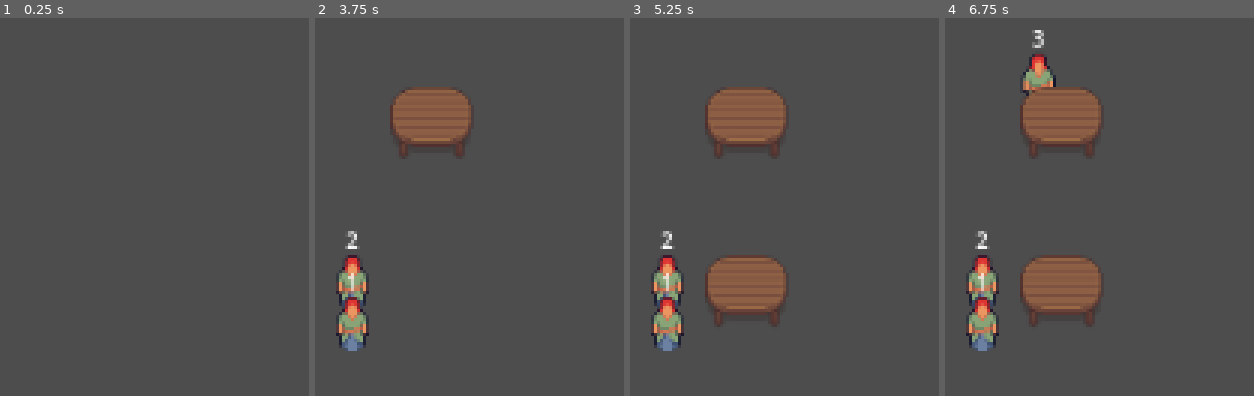
Above: before the commit, frames 1-4 (left to right).
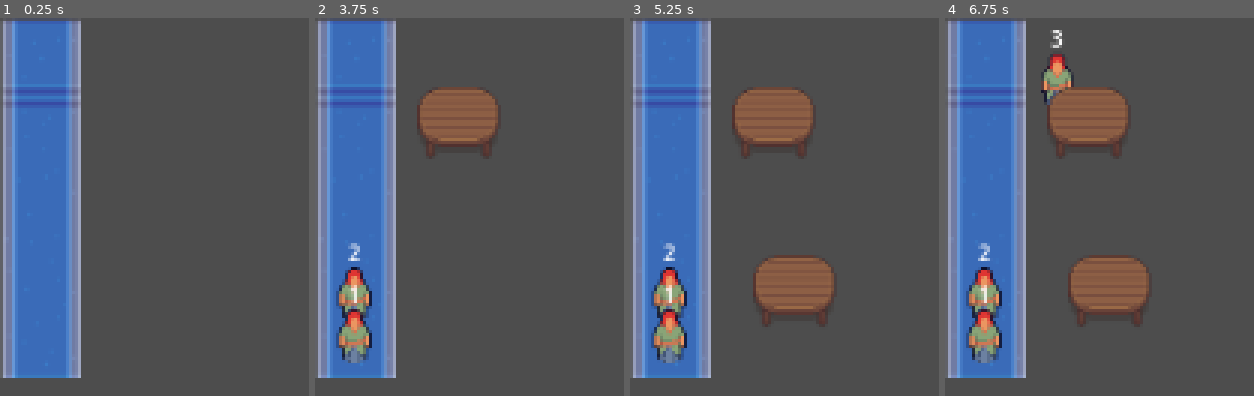
Above: after the commit, the same moments.

Repository: DragonGodotProjects/EventPlanner
Game: Godot game, scene res://test/event_demo.tscn
Same seed, same stepped clock (60 frames per second), same inputs: the game is played once before the commit and once after it.
Inputs (mouse positions are in pixels of both pictures, inside the frame that each line leads up to):
- Up to frame 1 (0.25 s): no input
- Up to frame 2 (3.75 s): tap Enter at 0.5, 2, 3.5 s; move the mouse to (outside the picture) at 0.52 s; hold Up (ui_up) 0.53-1.25 s; hold Shift 0.53-1.25 s; click (outside the picture) at 0.67 s; tap Space at 1.25, 2.75 s; drag from (outside the picture) to (outside the picture) at 1.27 s; move the mouse to (outside the picture) at 2.02 s; hold Up (ui_up) 2.03-2.75 s; tap Ctrl at 2.1 s; drag from (outside the picture) to (outside the picture) at 2.77 s; move the mouse to (outside the picture) at 3.52 s; hold Down (ui_down) from 3.53 s (still down); tap Alt at 3.6 s
- Up to frame 3 (5.25 s): release Down (ui_down) at 4.25 s; tap Space at 4.25 s; drag from (outside the picture) to (outside the picture) at 4.27 s; move the mouse to (outside the picture) at 5.02 s; hold Down (ui_down) from 5.03 s (still down); hold Shift from 5.03 s (still down); click (outside the picture) at 5.17 s
- Up to frame 4 (6.75 s): release Down (ui_down) at 5.75 s; release Shift at 5.75 s; drag from (outside the picture) to (outside the picture) at 5.77 s; move the mouse to (outside the picture) at 6.52 s; hold Up (ui_up) from 6.53 s (still down); tap Ctrl at 6.6 s

The runs differ from the first frame. In frame 1, 25% of the frame differs, in the area x 0-27%, y 0-96%; in frame 2, 27%; in frame 3, 32%; in frame 4, 34%, in the area x 0-67%, y 0-96%.

Commit message:
added carpet to q which required moving everything

Diff:
--- a/attendee.tscn
+++ b/attendee.tscn
@@ -7,16 +7,17 @@
 script = ExtResource("2_w0oac")
 
 [node name="Appearance" type="Sprite2D" parent="." unique_id=1131311675]
-position = Vector2(8, -12)
+position = Vector2(0, -12)
 texture = ExtResource("1_ycbvr")
 
 [node name="Color" type="Sprite2D" parent="." unique_id=1637016045]
-position = Vector2(8, -12)
+position = Vector2(0, -12)
 texture = ExtResource("1_ycbvr")
 
 [node name="Label" type="Label" parent="." unique_id=1027557317]
+offset_left = -8.0
 offset_top = -40.0
-offset_right = 16.0
+offset_right = 8.0
 theme_override_font_sizes/font_size = 10
 text = "1"
 horizontal_alignment = 1
--- a/event.gd
+++ b/event.gd
@@ -1,7 +1,7 @@
 class_name Event extends Node2D
 
 
-const table_locs:Array[Vector2i] = [Vector2i(57, 63), Vector2i(57, 144), Vector2i(108, 105), Vector2i(163, 61), Vector2i(157, 144)]
+const table_locs:Array[Vector2i] = [Vector2i(70, 63), Vector2i(80, 144), Vector2i(120, 105), Vector2i(185, 61), Vector2i(173, 144)]
 var tables:Array[Table] = [null, null, null, null, null] # holds tables if they're in this position
 
 @onready var attendee_scene:PackedScene = preload("attendee.tscn")
--- a/table.gd
+++ b/table.gd
@@ -1,6 +1,6 @@
 class_name Table extends Node2D
 
-const seat_loc:Array[Vector2i] = [Vector2i(-20, -20), Vector2i(0, -20), Vector2i(-20, 10), Vector2i(0, 10)]
+const seat_loc:Array[Vector2i] = [Vector2i(-16, -20), Vector2i(8, -20), Vector2i(-16, 10), Vector2i(8, 10)]
 var chairs:Array[Attendee] = [null, null, null, null] # holds attendees if they are sitting in this chair
 
 func seat_attendee(attendee:Attendee) -> bool:
--- /dev/null
+++ b/test/test_waiting_queue.gd
@@ -0,0 +1,19 @@
+extends GutTest
+
+func test_enqueue_dequeue():
+	Attendee.NEXT_ID = 1
+	var attendee_scene:PackedScene = preload("res://attendee.tscn")
+	var q:WaitingQueue = preload("res://waiting_queue.tscn").instantiate()
+	add_child_autofree(q) # gut should add and remove
+
+	for i in range(4):
+		assert_eq(q.get_attendee_count(), i)
+		var next_attendee:Attendee = attendee_scene.instantiate()
+		autofree(next_attendee) # table will add but not remove attendee, since the test made it
+		q.enqueue(next_attendee)
+		assert_eq(q.get_attendee_count(), i+1)
+
+
+	var first_out:Attendee = q.dequeue()
+	# assert_eq(first_out.id, 1)
+	fail_test("Not implemented yet")
--- a/test/waiting_queue_demo.tscn
+++ b/test/waiting_queue_demo.tscn
@@ -8,3 +8,8 @@
 script = ExtResource("1_aindo")
 
 [node name="WaitingQueue" parent="." unique_id=1195808060 instance=ExtResource("2_yqkmp")]
+
+[node name="Entrance" type="Node2D" parent="." unique_id=1688888960]
+
+[node name="Front" type="Node2D" parent="." unique_id=1100768651]
+position = Vector2(19, 170)
--- a/waiting_queue.gd
+++ b/waiting_queue.gd
@@ -1,8 +1,9 @@
 class_name WaitingQueue extends Node2D
 
-@export var start_pos:Vector2i = Vector2i(10,160)
-var end_pos:Vector2i = start_pos
 var attendees:Array[Attendee] = []
+@onready var front_node:Node2D = $Front
+@onready var start_pos:Vector2i = front_node.position
+@onready var end_pos:Vector2i = start_pos
 
 func has_attendees() -> bool:
 	return not attendees.is_empty()
--- a/waiting_queue.tscn
+++ b/waiting_queue.tscn
@@ -1,7 +1,20 @@
 [gd_scene format=3 uid="uid://dwwa48sccclx2"]
 
 [ext_resource type="Script" uid="uid://3fwqhgvepx16" path="res://waiting_queue.gd" id="1_d0rn2"]
+[ext_resource type="Texture2D" uid="uid://cne3bvqhudlti" path="res://carpet.png" id="2_rma2u"]
 
 [node name="WaitingQueue" type="Node2D" unique_id=1195808060]
 y_sort_enabled = true
 script = ExtResource("1_d0rn2")
+
+[node name="Carpet" type="Sprite2D" parent="." unique_id=1419103666]
+z_index = -1
+position = Vector2(20, 87.00001)
+scale = Vector2(1.2, 1.5)
+texture = ExtResource("2_rma2u")
+
+[node name="Front" type="Node2D" parent="." unique_id=1239278821]
+position = Vector2(19, 166)
+
+[node name="Entrance" type="Node2D" parent="." unique_id=1556836321]
+position = Vector2(19, 7)
Binary file added: carpet.png
Not shown, added: carpet.png.import
Not shown: 1 places in event.tscn that only renumber resources
Not shown, changed: resource-source.txt
Not shown, added: test/test_waiting_queue.gd.uid
